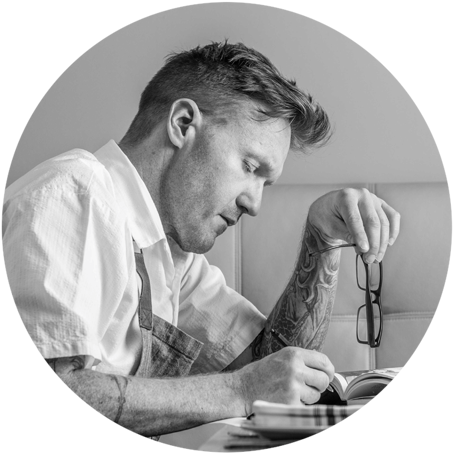
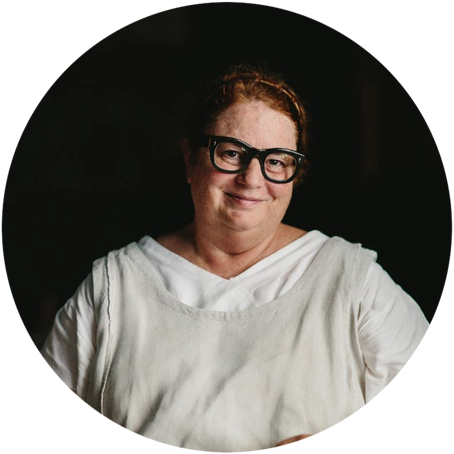
Before/after of a 454x454 layered artwork. What changed in the layer stack:
added layer "Layer 3" in group "Group 1" over [1, 1, 453, 453]
